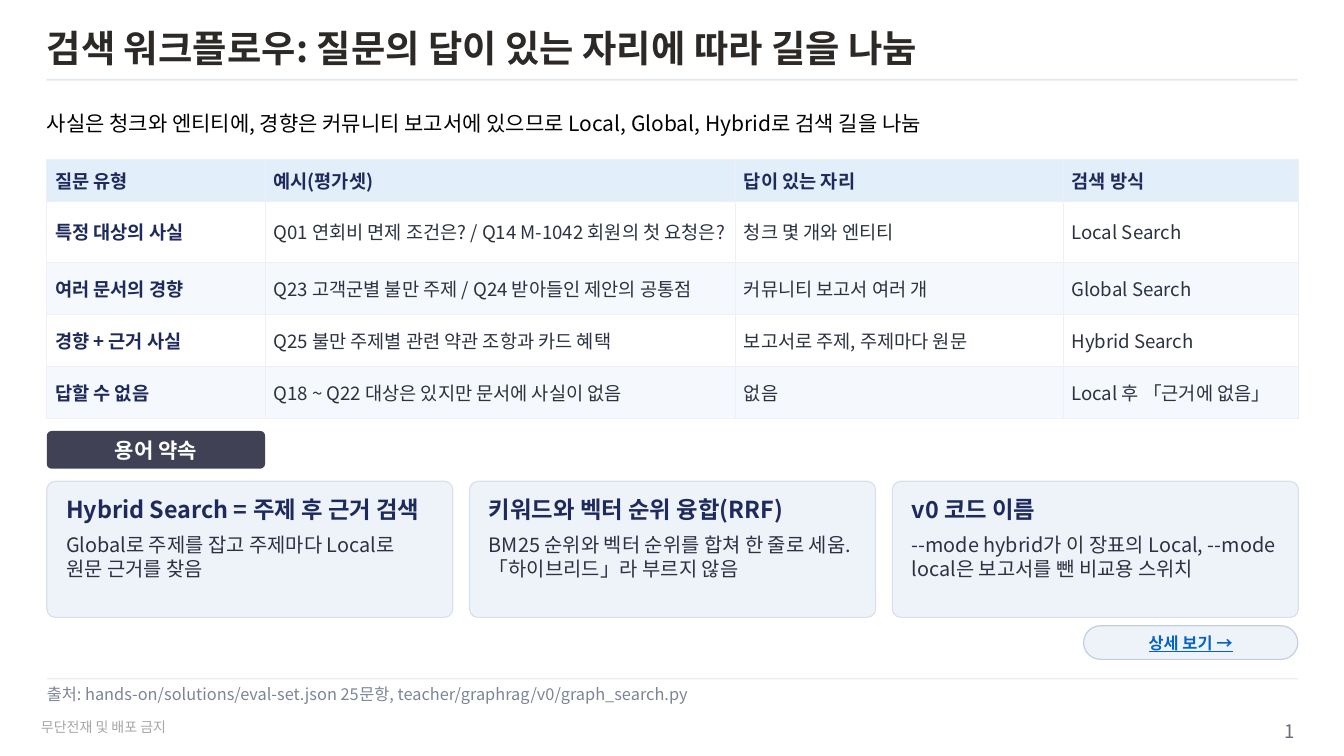
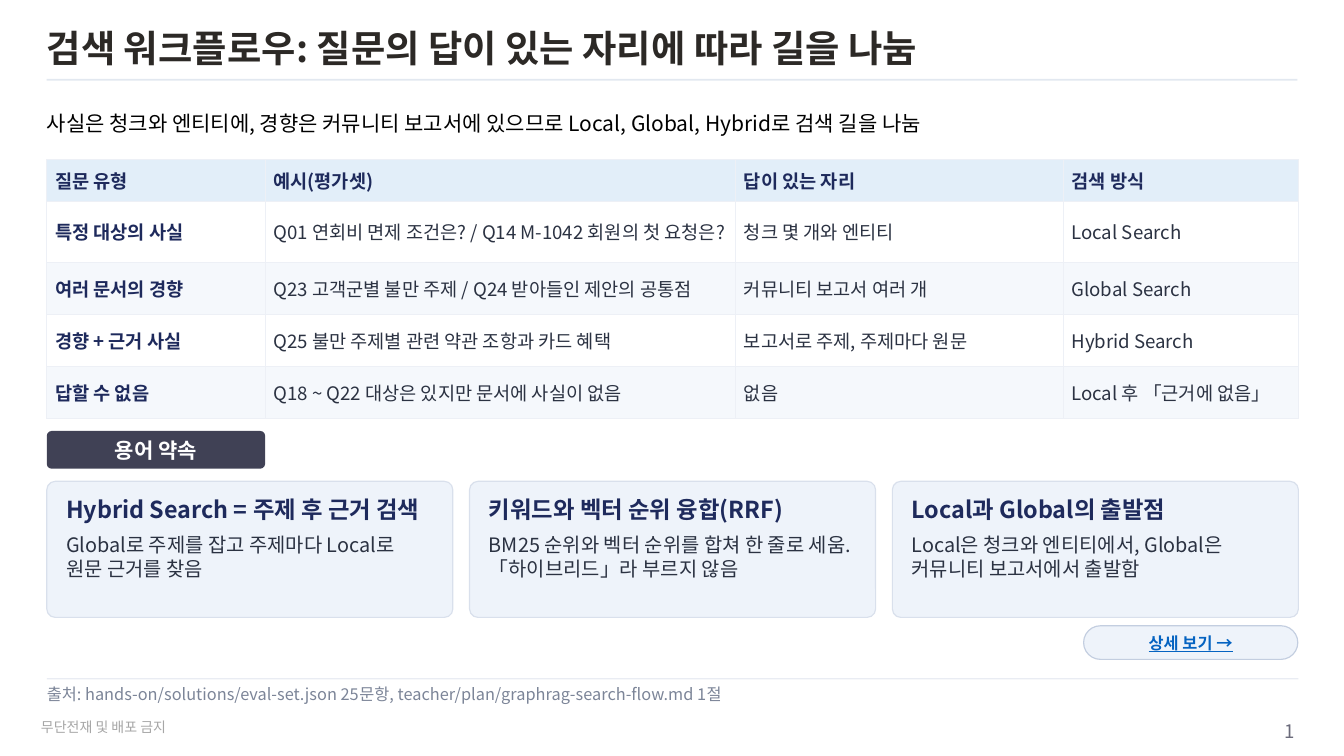
Before and after one commit to unicorn-campus/hybrid-ai, a slide deck: slide 1 of teacher/plan/graphrag-search-flow.pptx. Drawn at 1344x756 pixels with LibreOffice and Linux fonts; fonts in the diff are those of the drawing. Boxes give left, top, right and bottom in pixels: in the first picture for what was removed or moved away, otherwise in the second. Text is boxed around its words. In the diff, an @@ line names an element or a change of style, - is before the commit and + after.

```diff
--- a/teacher/plan/graphrag-search-flow.pptx
+++ b/teacher/plan/graphrag-search-flow.pptx
@@ text in rounded rectangle at (912,498,1222,578): text changed @@
-v0 코드 이름
---mode hybrid가 이 장표의 Local, --mode local은 보고서를 뺀 비교용 스위치
+Local과 Global의 출발점
+Local은 청크와 엔티티에서, Global은 커뮤니티 보고서에서 출발함
@@ text at (47,686,721,704): text changed @@
-출처: hands-on/solutions/eval-set.json 25문항, teacher/graphrag/v0/graph_search.py
+출처: hands-on/solutions/eval-set.json 25문항, teacher/plan/graphrag-search-flow.md 1절
```
Also in this commit, not shown: 10 other slides changed, 6 other files.
